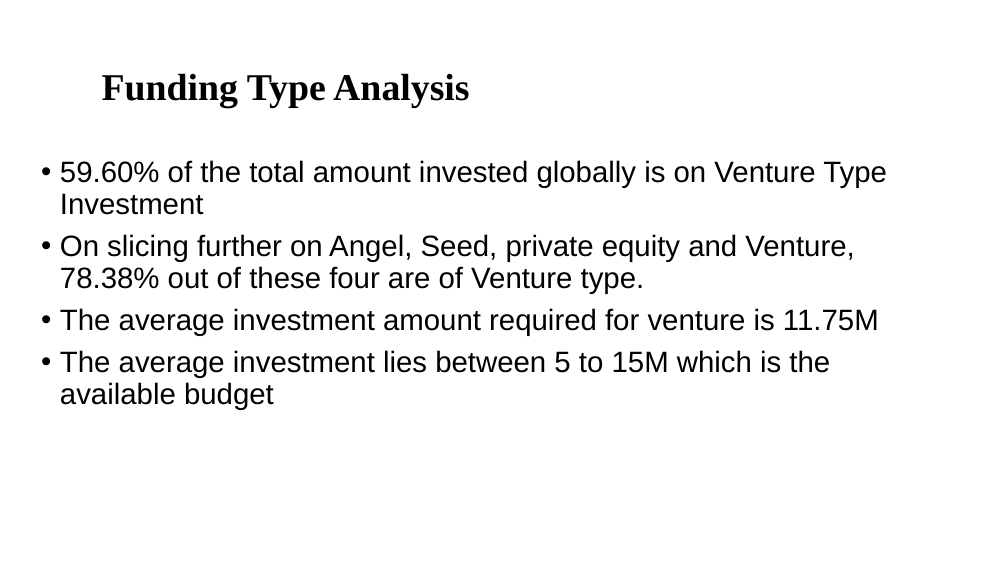
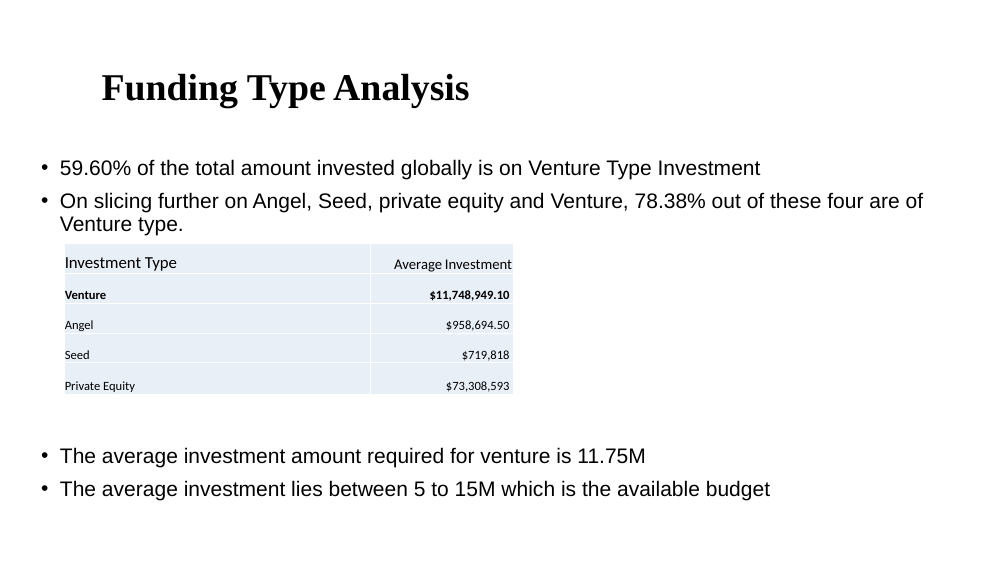
Before and after one commit to sureshballa/data-science-projects, a slide deck: slide 4 of Investment-case-study-group-project/Spark Funds Presentation.pptx. Drawn at 1008x567 pixels with LibreOffice and Linux fonts; fonts in the diff are those of the drawing; background and template pictures are left out. Boxes give left, top, right and bottom in pixels: in the first picture for what was removed or moved away, otherwise in the second. Text is boxed around its words. In the diff, an @@ line names an element or a change of style, - is before the commit and + after.

```diff
--- a/Investment-case-study-group-project/Spark Funds Presentation.pptx
+++ b/Investment-case-study-group-project/Spark Funds Presentation.pptx
@@ text "59.60% of the total amount ..." at box(60, 159, 924, 501): size 28 to 20 pt @@
@@ table added at box(64, 243, 513, 396), 5 rows, 2 columns @@
+Investment Type | Average Investment
+Venture | $11,748,949.10
+Angel | $958,694.50
+Seed | $719,818
+Private Equity | $73,308,593
```
Also in this commit, not shown: 4 other slides changed.
